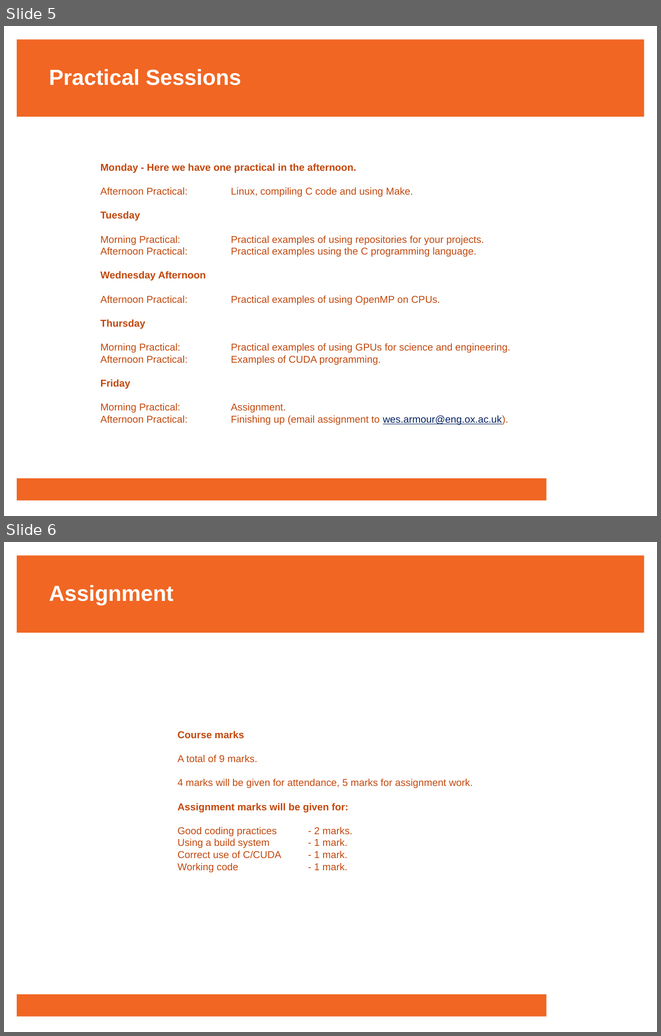
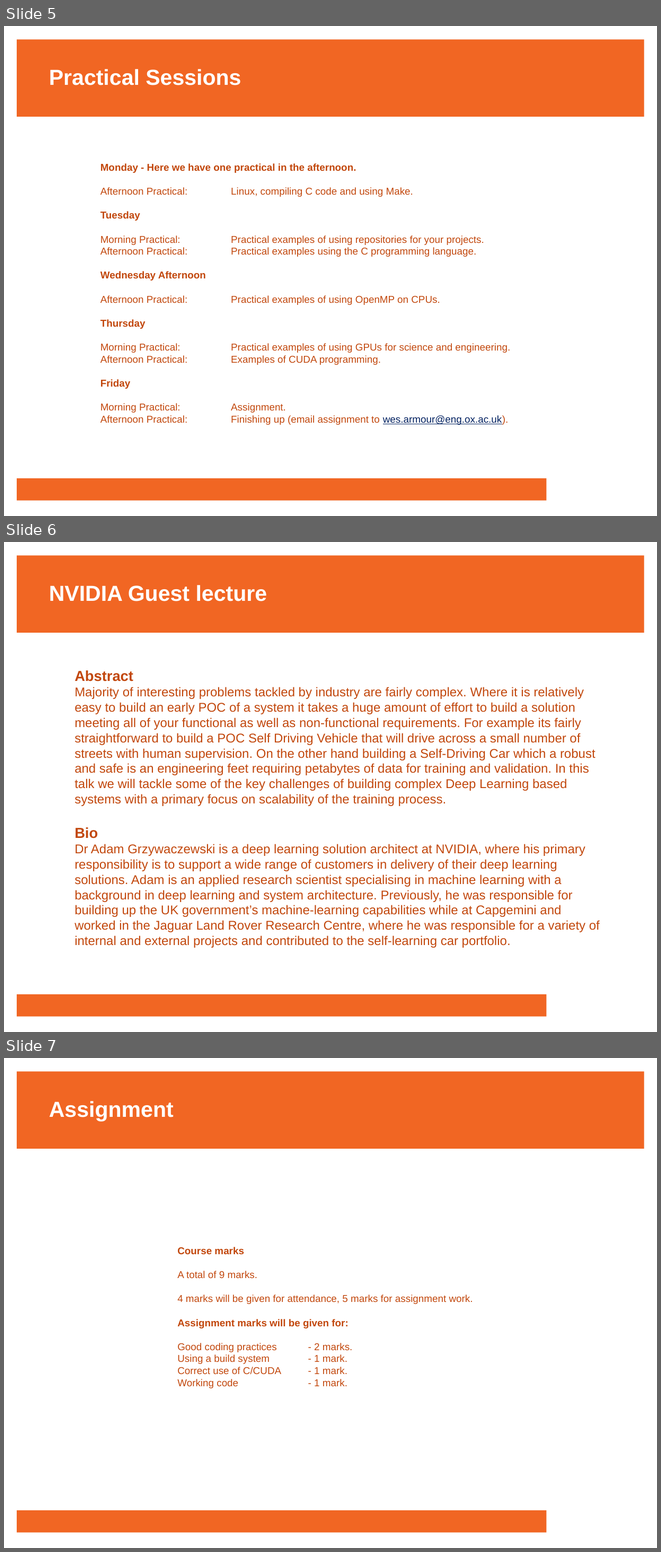
Before and after one commit to francisjudd/CWM-HPC, a slide deck: lectures/pptx/0_Introduction.pptx. Shown one above the other, each under a label of ours: slides 5 and 6 before the commit, slides 5, 6 and 7 after it. The pictures are 661x1036 and 661x1552 pixels, drawn with LibreOffice and Linux fonts; fonts in the diff are those of the drawing; background and template pictures are left out. Boxes give left, top, right and bottom in pixels: in the first picture for what was removed or moved away, otherwise in the second. Text is boxed around its words. In the diff, an @@ line names an element or a change of style, - is before the commit and + after.

Commit message:
Updated NVIDIA guest lecture

```diff
--- a/lectures/pptx/0_Introduction.pptx
+++ b/lectures/pptx/0_Introduction.pptx
@@ slide 6 added at box(4, 542, 657, 1032), background #FFFFFF; not listed: 2 template elements that a slide beside it also shows @@
@@ text added at box(49, 585, 267, 601), 24 pt, text #FFFFFF, bold @@
+NVIDIA Guest lecture
@@ text added at box(74, 670, 600, 947), 14 pt, text #C2470C @@
+Abstract
+Majority of interesting problems tackled by industry are fairly complex. Where it is relatively easy to build an early POC of a system it takes a huge amount of effort to build a solution meeting all of your functional as well as non-functional requirements. For example its fairly straightforward to build a POC Self Driving Vehicle that will drive across a small number of streets with human supervision. On the other hand building a Self-Driving Car which a robust and safe is an engineering feet requiring petabytes of data for training and validation. In this talk we will tackle some of the key challenges of building complex Deep Learning based systems with a primary focus on scalability of the training process.
+Bio
+Dr Adam Grzywaczewski is a deep learning solution architect at NVIDIA, where his primary responsibility is to support a wide range of customers in delivery of their deep learning solutions. Adam is an applied research scientist specialising in machine learning with a background in deep learning and system architecture. Previously, he was responsible for building up the UK government’s machine-learning capabilities while at Capgemini and worked in the Jaguar Land Rover Research Centre, where he was responsible for a variety of internal and external projects and contributed to the self-learning car portfolio.
@@ what was slide 6 is now slide 7 @@
```
Also in this commit, not shown: 1 slide changed, 1 other file.
